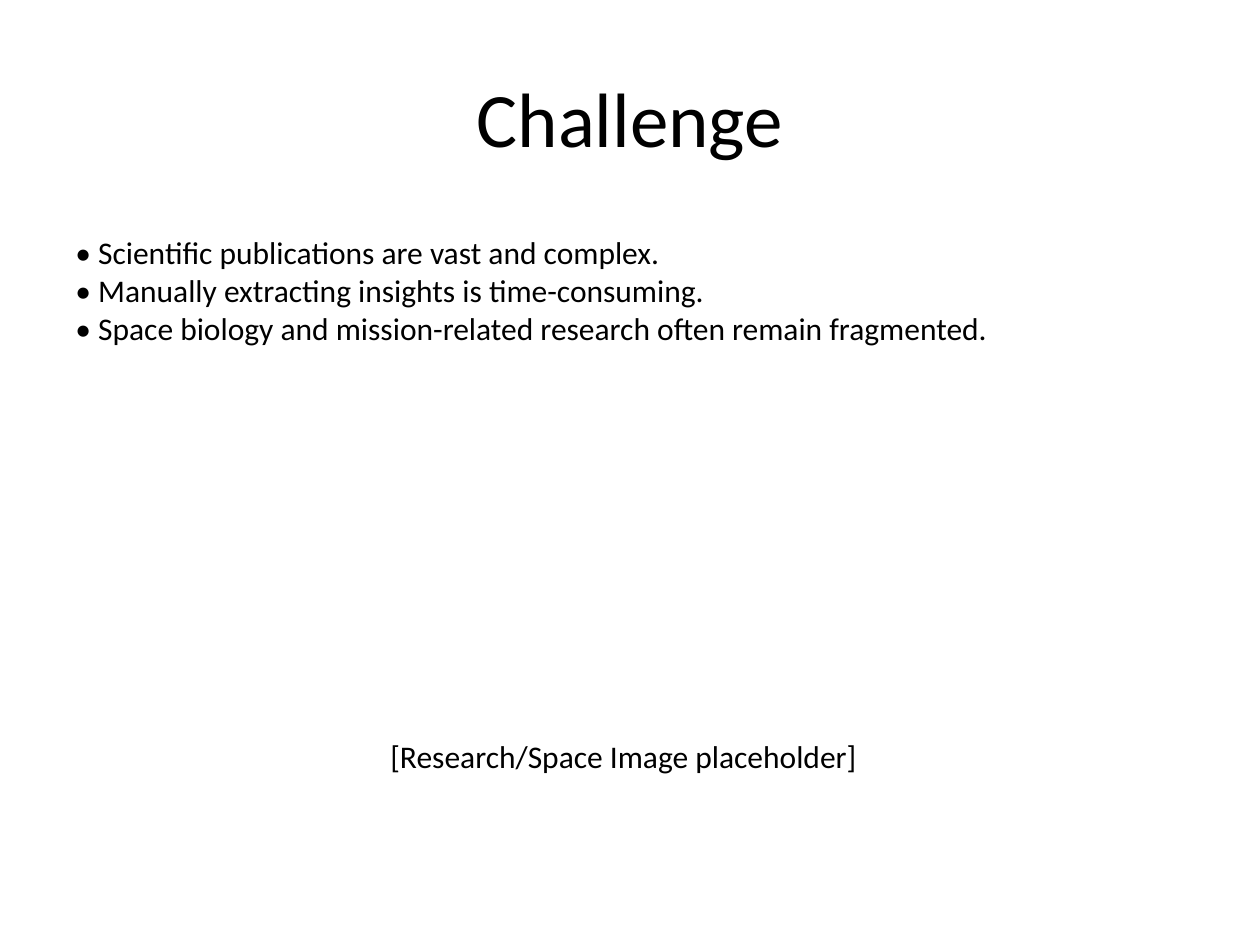
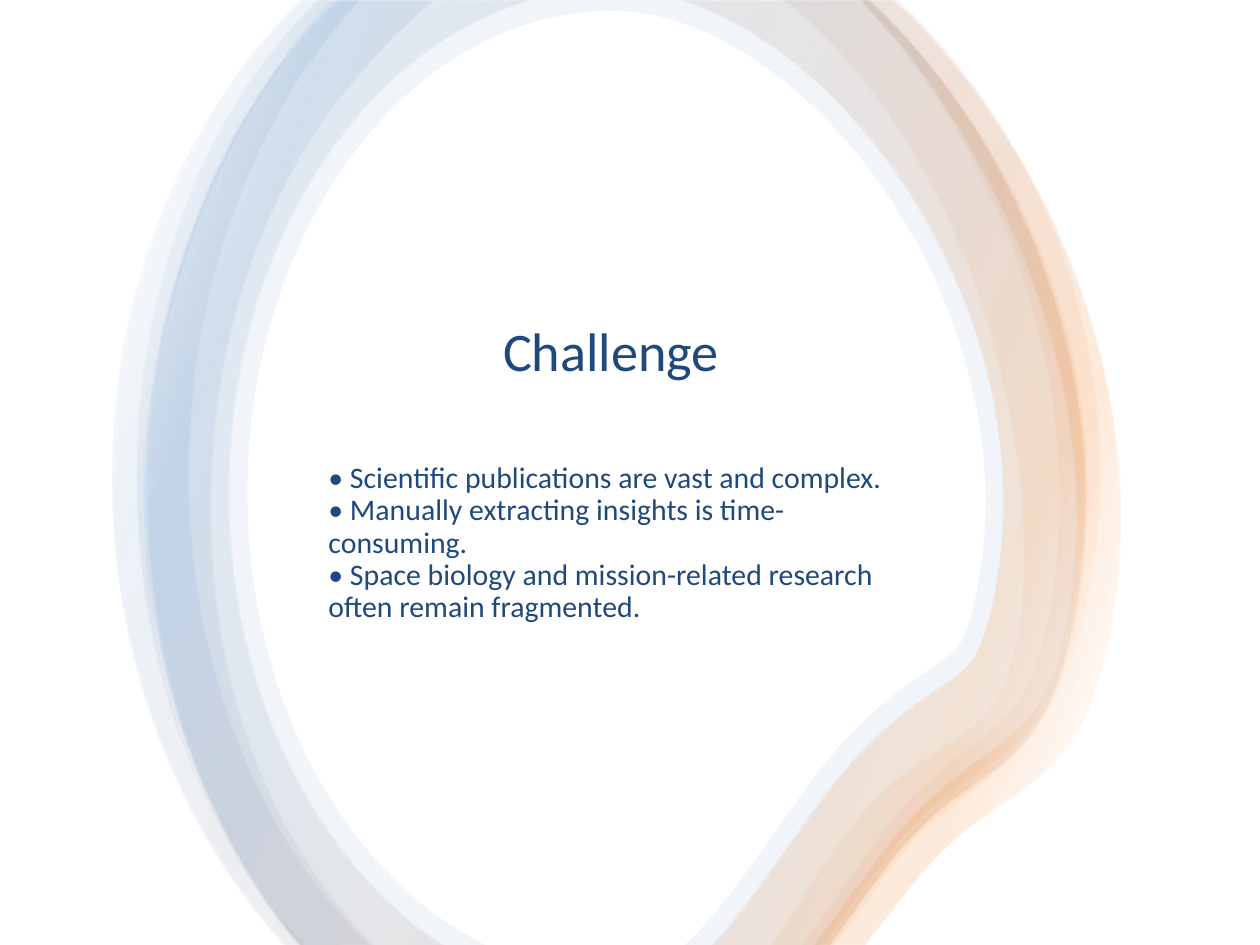
Before and after one commit to akrios-d/biospace-engine, a slide deck: slide 2 of ExoLexis_Presentation.pptx. Drawn at 1260x945 pixels with LibreOffice and Linux fonts; fonts in the diff are those of the drawing. Boxes give left, top, right and bottom in pixels: in the first picture for what was removed or moved away, otherwise in the second. Text is boxed around its words. In the diff, an @@ line names an element or a change of style, - is before the commit and + after.

```diff
--- a/ExoLexis_Presentation.pptx
+++ b/ExoLexis_Presentation.pptx
@@ group added at <box>113,0,1121,945</box>: 5 freeform shapes @@
@@ title "Challenge": place and size @@
-title "Challenge" at <box>477,93,783,161</box>
+title "Challenge" at <box>503,333,719,381</box>
@@ title "Challenge" at <box>503,333,719,381</box>: size 44 to 31 pt, text colour #000000 to #1F497D; line spacing 1 to 0.9; vertical alignment middle to bottom @@
@@ text "• Scientific publications are vast ...": place and size @@
-text "• Scientific publications are vast ..." at <box>98,242,986,346</box>
+text "• Scientific publications are vast ..." at <box>328,467,881,622</box>
@@ text "• Scientific publications are vast ..." at <box>328,467,881,622</box>: size 18 to 17 pt, text colour #000000 to #1F497D; line spacing 1 to 0.9; more space between paragraphs @@
@@ text removed at <box>390,745,856,774</box> @@
-[Research/Space Image placeholder]
```
Also in this commit, not shown: 6 other slides changed, 6 other files.
